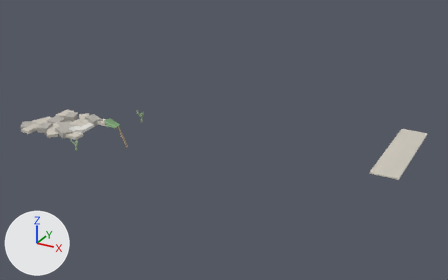
Renders of the glTF model game/models/hero/nw_tres.glb from each side of a commit.
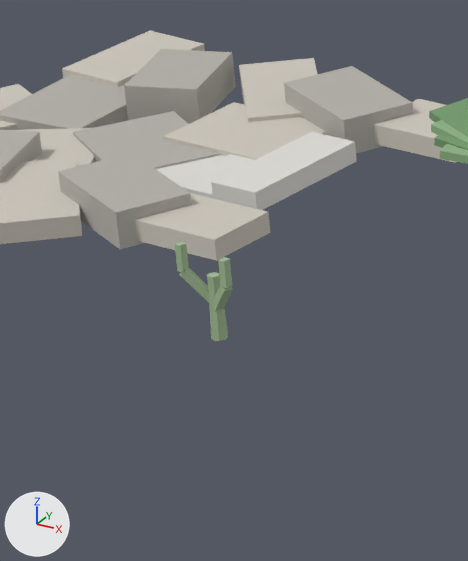
The first picture shows the older version from a 50 mm lens placed at (59.1, -67.4, 36.9), pointed at (20.6, 2.7, 1.8). The close-ups show the older and then the newer version on the part from 11% to 24% of the width and 38% to 64% of the height of that picture. Only the edits that show in the close-ups are written down. The axes (+X, +Y, +Z) are drawn at lower left. The lights are the same throughout. Objects named as collision shapes, trigger or cutter boxes, shadow casters or lower levels of detail are left out. Vertices at exactly the same position are counted once.

Names of what the first close-up shows: 'nw_tres_lod0'.
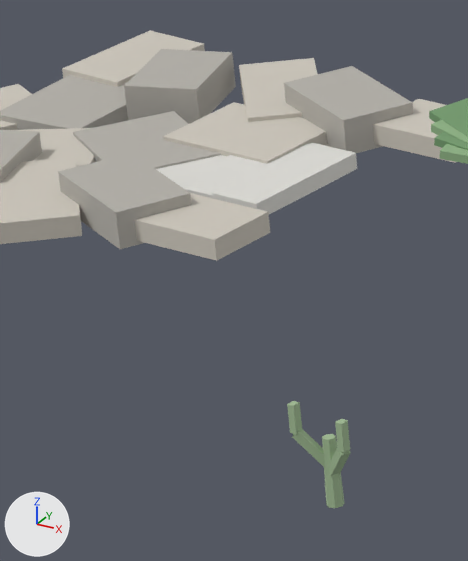
Changed parts and their boxes [x1, y1, x2, y2] in the close-ups (468 x 561 px; the box of a moved part takes in the faces that stretch with it):
```json
{"object": "nw_tres_lod0", "change": "reshaped", "before": [0, 31, 468, 341], "after": [0, 31, 468, 508]}
{"part": 1, "of": "me_nw_tres_lod0", "change": "moved or reshaped", "before": [211, 132, 357, 210], "after": [212, 143, 357, 214]}
{"part": 2, "of": "me_nw_tres_lod0", "change": "moved or reshaped", "before": [207, 272, 228, 341], "after": [322, 434, 345, 508]}
{"part": 3, "of": "me_nw_tres_lod0", "change": "moved or reshaped", "before": [213, 284, 233, 311], "after": [329, 448, 351, 477]}
{"part": 4, "of": "me_nw_tres_lod0", "change": "moved or reshaped", "before": [218, 257, 232, 289], "after": [335, 419, 350, 453]}
{"part": 5, "of": "me_nw_tres_lod0", "change": "moved or reshaped", "before": [180, 268, 210, 304], "after": [292, 429, 325, 468]}
{"part": 6, "of": "me_nw_tres_lod0", "change": "moved or reshaped", "before": [175, 241, 189, 273], "after": [287, 401, 302, 435]}
```

The change, as JSON lines over the scene's bpy script:
```json
{"block": "me_nw_tres_lod0", "where": "# used by ob_nw_tres_lod0; location = (0.0, 0.0, 0.0)"}
{"op": "remove", "block": "me_nw_tres_lod0", "code": "me_nw_tres_lod0.from_pydata(...)  # 296 vertices, 452 faces; spans x -14.3..47.1, y -7.4..7.0, z -1.0..6.6"}
{"op": "add", "block": "me_nw_tres_lod0", "code": "me_nw_tres_lod0.from_pydata(...)  # 296 vertices, 452 faces; spans x -14.3..47.1, y -12.4..14.2, z -1.0..6.6"}
{"block": "me_nw_tres_lod0", "change": "me_nw_tres_lod0 part 1: the loose piece of 8 vertices spanning x -3.0..-1.8, y -1.5..1.5, z -0.2..0.2 is moved by (0.0, 0.0, -0.2)"}
{"block": "me_nw_tres_lod0", "change": "me_nw_tres_lod0 part 2: the loose piece of 16 vertices spanning x 1.9..2.2, y -7.2..-6.8, z 0.0..1.3 is moved by (7.0, -5.0, 0.4)"}
{"block": "me_nw_tres_lod0", "change": "me_nw_tres_lod0 part 3: the loose piece of 8 vertices spanning x 1.9..2.6, y -7.3..-6.9, z 0.6..1.3 is moved by (7.0, -5.0, 0.4)"}
{"block": "me_nw_tres_lod0", "change": "me_nw_tres_lod0 part 4: the loose piece of 8 vertices spanning x 2.4..2.6, y -7.3..-7.1, z 1.3..1.8 is moved by (7.0, -5.0, 0.4)"}
{"block": "me_nw_tres_lod0", "change": "me_nw_tres_lod0 part 5: the loose piece of 8 vertices spanning x 1.4..2.1, y -7.4..-6.9, z 0.7..1.5 is moved by (7.0, -5.0, 0.4)"}
{"block": "me_nw_tres_lod0", "change": "me_nw_tres_lod0 part 6: the loose piece of 8 vertices spanning x 1.5..1.6, y -7.4..-7.2, z 1.4..2.0 is moved by (7.0, -5.0, 0.4)"}
{"block": "me_nw_tres_lod0", "change": "other edits to the shape of me_nw_tres_lod0 do not show in these pictures"}
```
